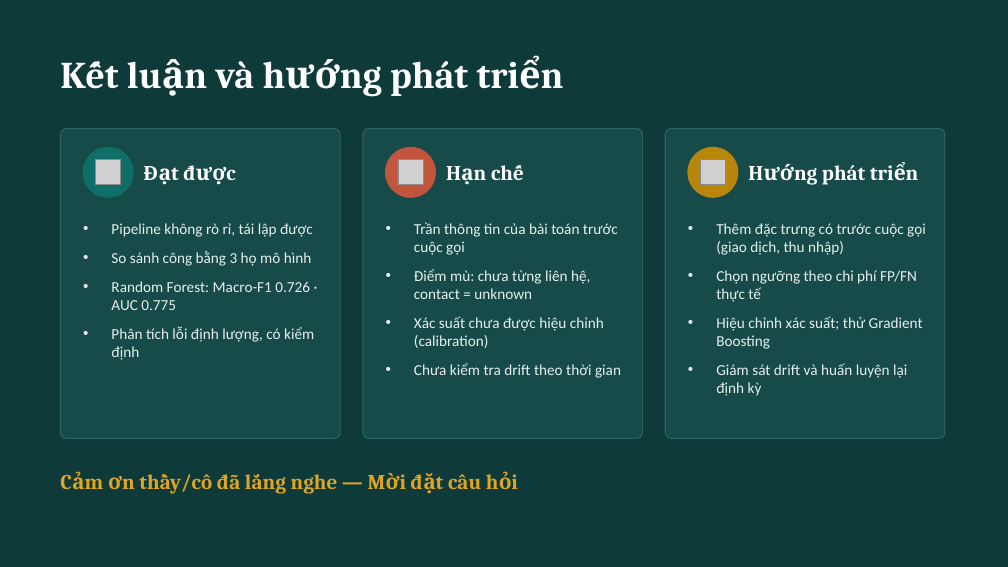
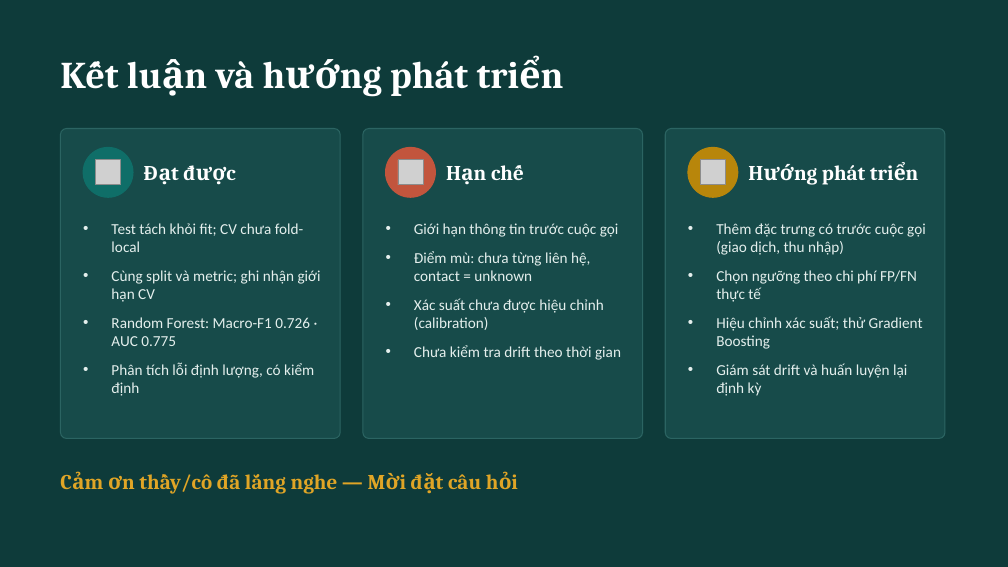
Before and after one commit to ThayLoi2k10/BTL_ML, a slide deck: slide 14 of docs/Slides.pptx. Drawn at 1008x567 pixels with LibreOffice and Linux fonts; fonts in the diff are those of the drawing; grey boxes stand for pictures. Boxes give left, top, right and bottom in pixels: in the first picture for what was removed or moved away, otherwise in the second. Text is boxed around its words. In the diff, an @@ line names an element or a change of style, - is before the commit and + after.

```diff
--- a/docs/Slides.pptx
+++ b/docs/Slides.pptx
@@ text at (x1=111, y1=223, x2=321, y2=299): text changed @@
-• Pipeline không rò rỉ, tái lập được
-• So sánh công bằng 3 họ mô hình
+• Test tách khỏi fit; CV chưa fold-local
+• Cùng split và metric; ghi nhận giới hạn CV
@@ text at (x1=414, y1=223, x2=619, y2=237): text changed @@
-• Trần thông tin của bài toán trước cuộc gọi
+• Giới hạn thông tin trước cuộc gọi
```
Also in this commit, not shown: 9 other slides changed, 11 other files.
